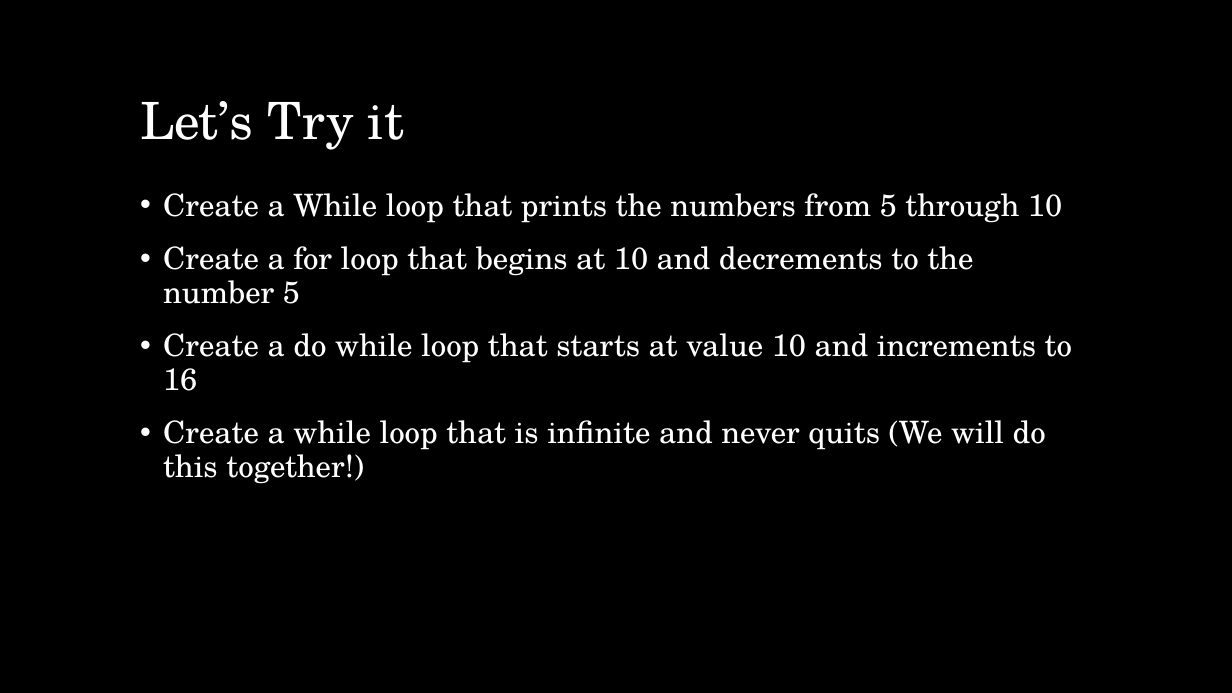
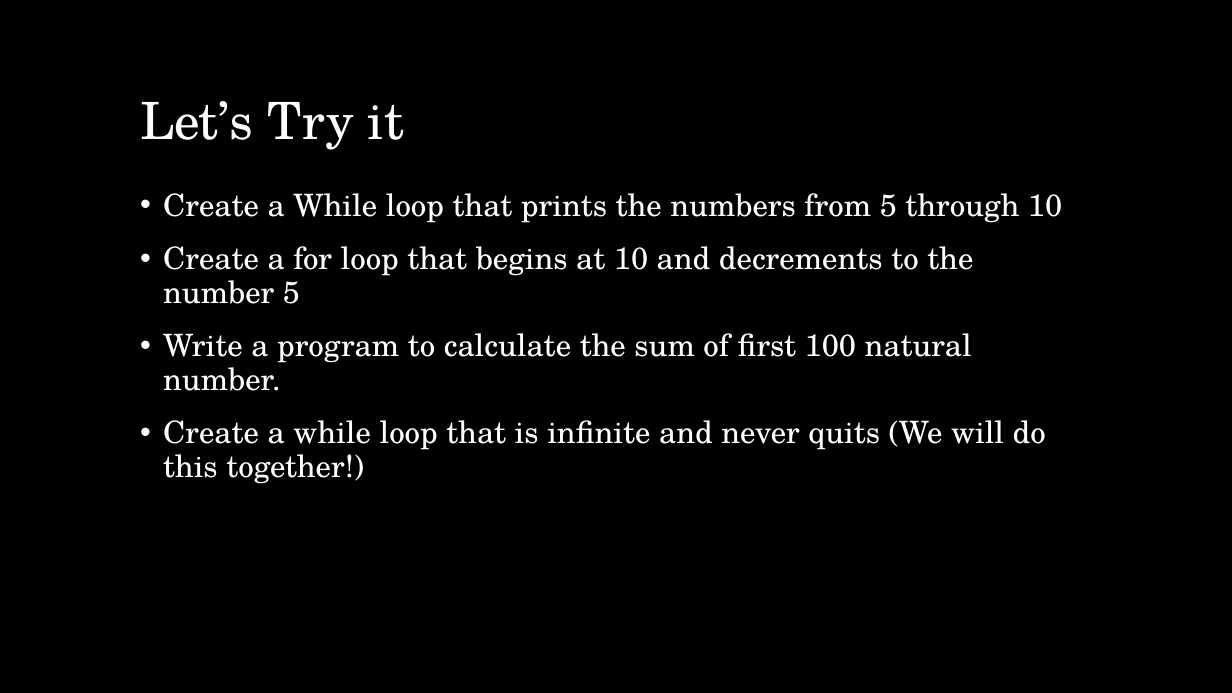
Before and after one commit to Mechanical-Advantage/Training2018, a slide deck: slide 2 of doc/java/slides/week4.pptx. Drawn at 1232x693 pixels with LibreOffice and Linux fonts; fonts in the diff are those of the drawing; background and template pictures are left out. Boxes give left, top, right and bottom in pixels: in the first picture for what was removed or moved away, otherwise in the second. Text is boxed around its words. In the diff, an @@ line names an element or a change of style, - is before the commit and + after.

```diff
--- a/doc/java/slides/week4.pptx
+++ b/doc/java/slides/week4.pptx
@@ text at (163,333,972,391): text changed @@
-• Create a do while loop that starts at value 10 and increments to 16
+• Write a program to calculate the sum of first 100 natural number.
```
Also in this commit, not shown: 2 other slides changed, 6 slides removed, 1 other file.
